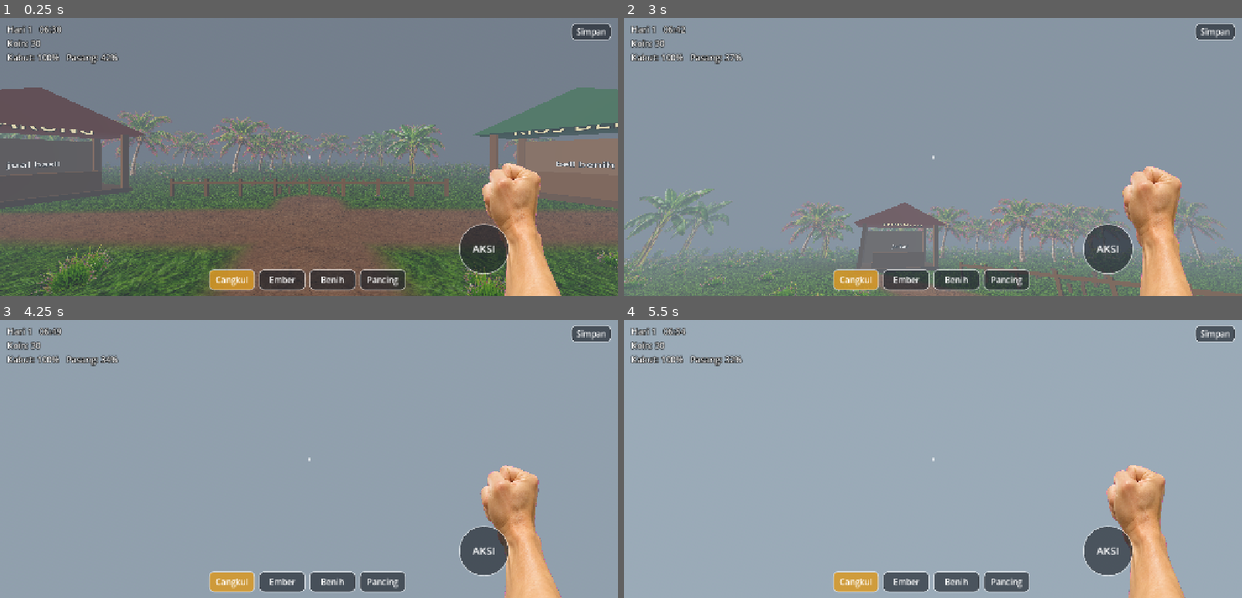
Above: before the commit, frames 1-4 (two rows, left to right).
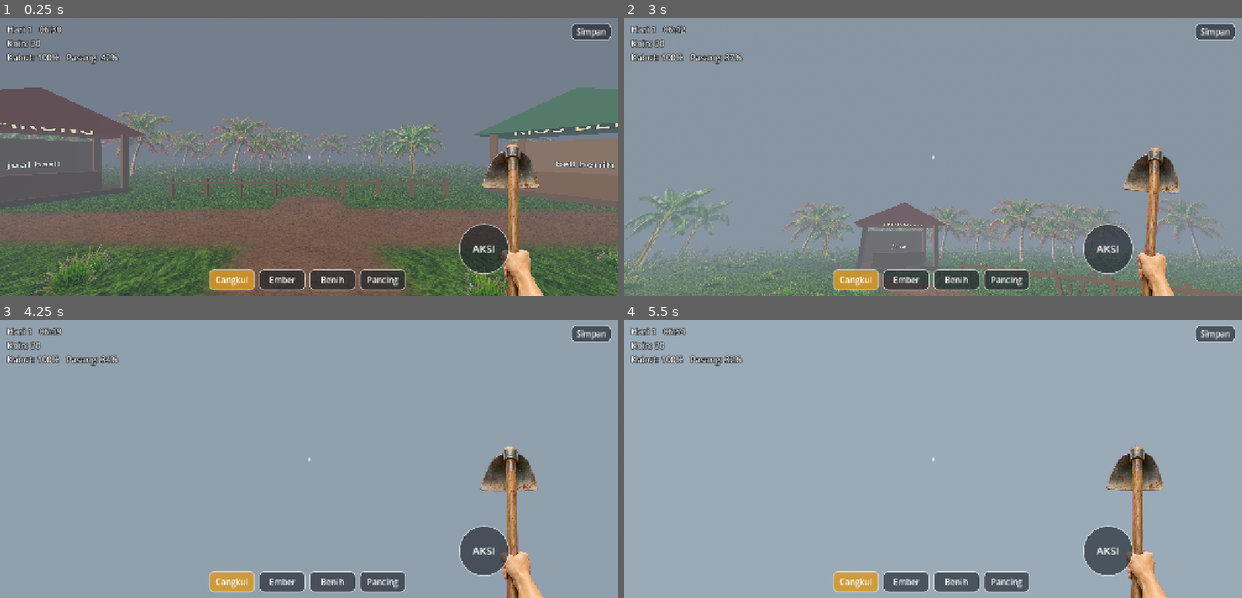
Above: after the commit, the same moments.

Repository: hadydaw/The-Creator-Of-Nusantara-
Game: Godot game, scene res://scenes/main.tscn
Two runs of this game, one before a commit and one after it. Both use one fixed random seed, a clock stepped at 60 frames per second and the inputs below.
Inputs (mouse positions are in pixels of both pictures, inside the frame that each line leads up to):
- Up to frame 1 (0.25 s): no input
- Up to frame 2 (3 s): move the mouse to (1068, 143) at 0.52 s; hold E (do_action) 0.53-1.25 s; click (1068, 143) at 0.67 s; drag from (809, 170) to (902, 212) at 1.27 s; move the mouse to (994, 95) at 2.02 s; tap Left (lk_l) at 2.1 s; click (994, 95) at 2.17 s; drag from (902, 212) to (747, 115) at 2.77 s
- Up to frame 3 (4.25 s): move the mouse to (494, 500) at 3.52 s; tap Up (lk_u) at 3.6 s; click (494, 500) at 3.67 s
- Up to frame 4 (5.5 s): drag from (747, 417) to (840, 389) at 4.27 s; move the mouse to (963, 459) at 5.02 s; tap W (mv_f) at 5.1 s; click (963, 459) at 5.17 s

The runs differ from the first frame. In frame 1, 3.5% of the frame differs, in the area x 78-91%, y 45-100%; in frame 2, 3.5%; in frame 3, 3.6%; in frame 4, 3.6%.

Commit message:
Animasi cangkul 6 frame di tangan POV
Co-Authored-By: Claude Sonnet 5.5 <noreply@anthropic.com>
Claude-Session: https://claude.ai/code/session_011EntzXYvhEnfBaL1brEKac

Diff:
--- a/scripts/hand.gd
+++ b/scripts/hand.gd
@@ -32,6 +32,12 @@
 		"pinch": load("res://assets/hand_jepit.png"),
 		"palm": load("res://assets/hand_telapak.png"),
 		"reach": load("res://assets/hand_jangkau.png"),
+		"hoe1": load("res://assets/alat_cangkul_1.png"),
+		"hoe2": load("res://assets/alat_cangkul_2.png"),
+		"hoe3": load("res://assets/alat_cangkul_3.png"),
+		"hoe4": load("res://assets/alat_cangkul_4.png"),
+		"hoe5": load("res://assets/alat_cangkul_5.png"),
+		"hoe6": load("res://assets/alat_cangkul_6.png"),
 	}
 	_tex = TextureRect.new()
 	_tex.expand_mode = TextureRect.EXPAND_IGNORE_SIZE
@@ -49,16 +55,18 @@
 			return "pinch"
 		3:
 			return "loose"
-	return "grip"
+	return "hoe1"
 
 
 func _show_pose(name: String) -> void:
 	_pose = name
 	var t: Texture2D = _poses[name]
 	_tex.texture = t
-	var w := H * float(t.get_width()) / float(t.get_height())
-	_tex.size = Vector2(w, H)
-	_tex.position = Vector2((W - w) * 0.5, 0.0)
+	var k := H / 900.0  # semua gambar tangan memakai skala piksel yang sama
+	var w := float(t.get_width()) * k
+	var h := float(t.get_height()) * k
+	_tex.size = Vector2(w, h)
+	_tex.position = Vector2((W - w) * 0.5, H - h)
 
 
 func set_tool(i: int) -> void:
@@ -91,6 +99,12 @@
 	_tw = create_tween()
 	match kind:
 		"swing":
+			if tool_id == 0:
+				for fr in [["hoe2", 0.09], ["hoe3", 0.11], ["hoe4", 0.06], ["hoe5", 0.16], ["hoe6", 0.12]]:
+					_tw.tween_callback(_show_pose.bind(fr[0]))
+					_tw.tween_interval(fr[1])
+				_tw.tween_callback(func() -> void: _show_pose(_pose_for_tool()))
+				return
 			_tween_to(-0.35, Vector2(14, -30), 1.0, 0.16)
 			_tween_to(0.42, Vector2(-14, 46), 1.05, 0.09, Tween.EASE_IN)
 			_tween_to(0.0, Vector2.ZERO, 1.0, 0.26)
Binary file added: assets/alat_cangkul_1.png
Binary file added: assets/alat_cangkul_2.png
Binary file added: assets/alat_cangkul_3.png
Binary file added: assets/alat_cangkul_4.png
Binary file added: assets/alat_cangkul_5.png
Binary file added: assets/alat_cangkul_6.png
